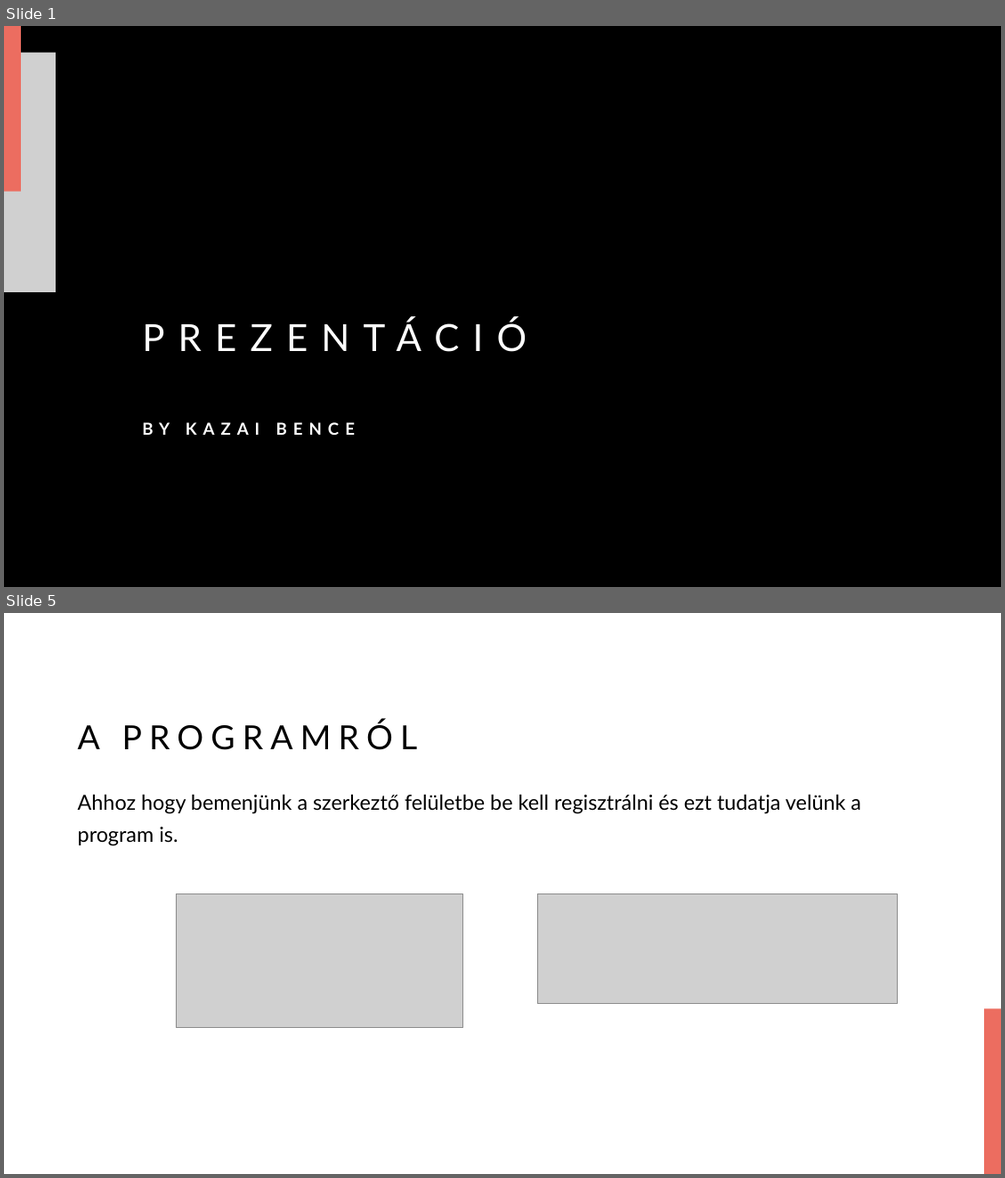
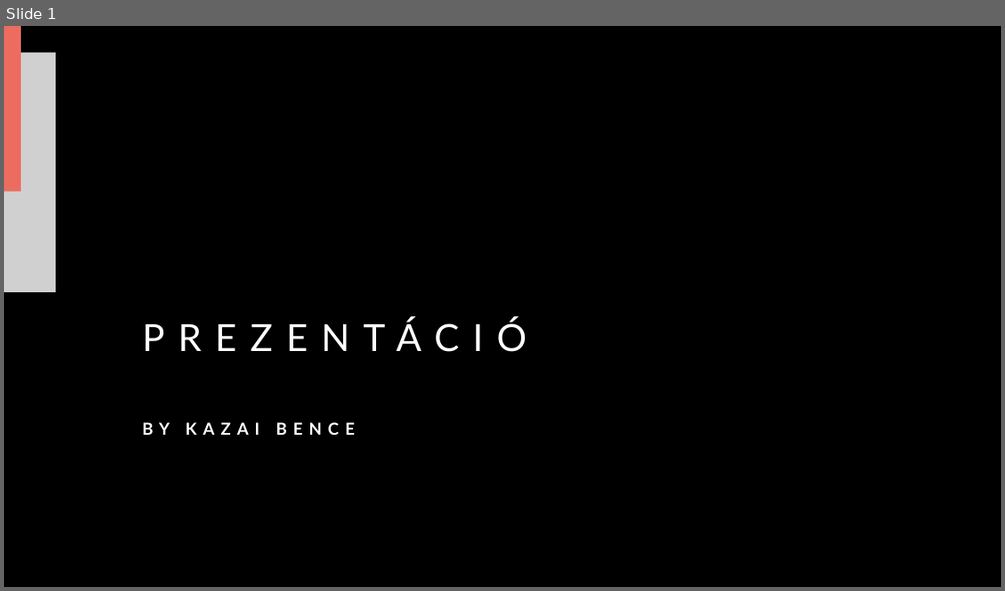
Before and after one commit to Amon-Xi/film, a slide deck: Presentation.pptx. Shown one above the other, each under a label of ours: slides 1 and 5 before the commit, slide 1 after it; the slides between them are not shown. The pictures are 1005x1178 and 1005x591 pixels, drawn with LibreOffice and Linux fonts; fonts in the diff are those of the drawing; grey boxes stand for pictures; background and template pictures are left out; a plain dark background stands for a picture behind light text. Boxes give left, top, right and bottom in pixels: in the first picture for what was removed or moved away, otherwise in the second. Text is boxed around its words. In the diff, an @@ line names an element or a change of style, - is before the commit and + after.

```diff
--- a/Presentation.pptx
+++ b/Presentation.pptx
@@ slide 5 removed at <box>4,613,1001,1174</box>, background picture (left out) @@
@@ title removed at <box>78,721,418,750</box> @@
-A PROGRAMRÓL
@@ text removed at <box>78,794,861,846</box> @@
-Ahhoz hogy bemenjünk a szerkeztő felületbe be kell regisztrálni és ezt tudatja velünk a program is.
@@ picture removed at <box>176,893,462,1027</box> @@
@@ picture removed at <box>537,893,897,1004</box> @@
@@ rectangle removed at <box>985,1008,1001,1174</box> @@
```
Also in this commit, not shown: 1 slide changed, 4 slides added, 4 other slides removed, 4 other files.
